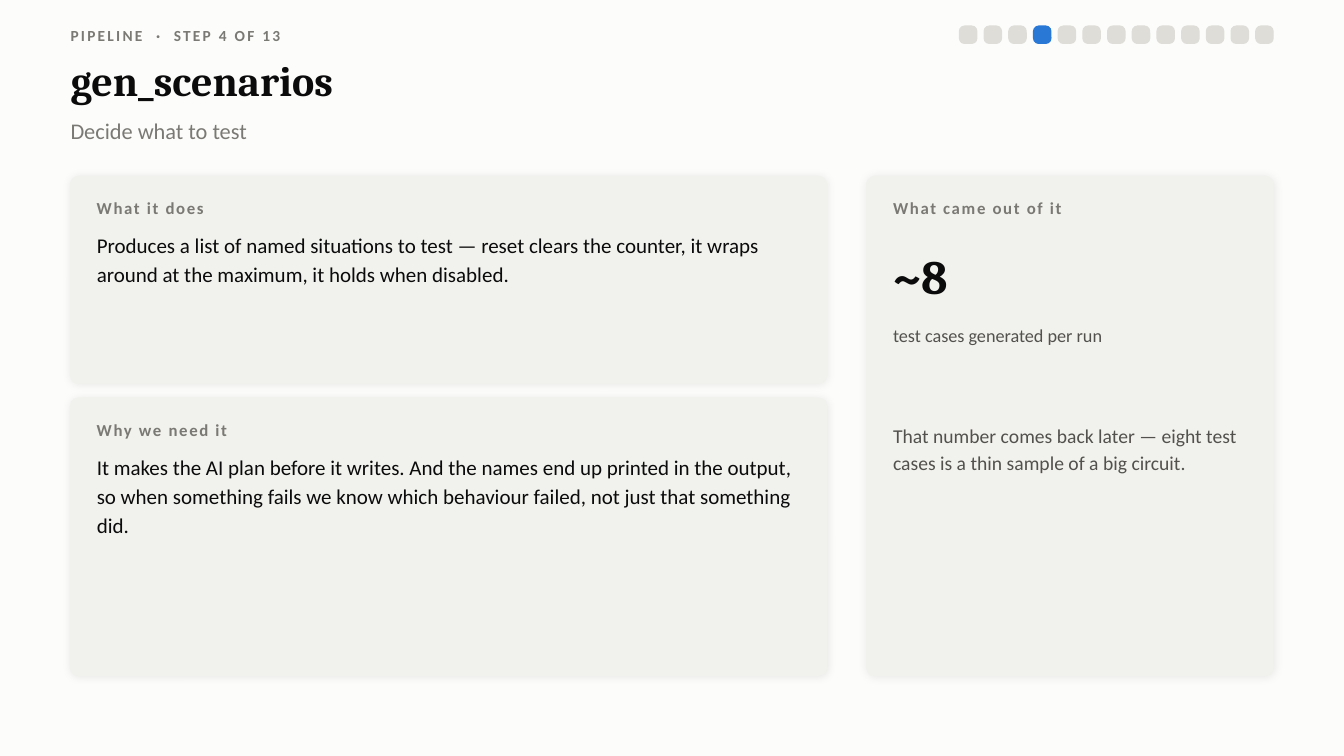
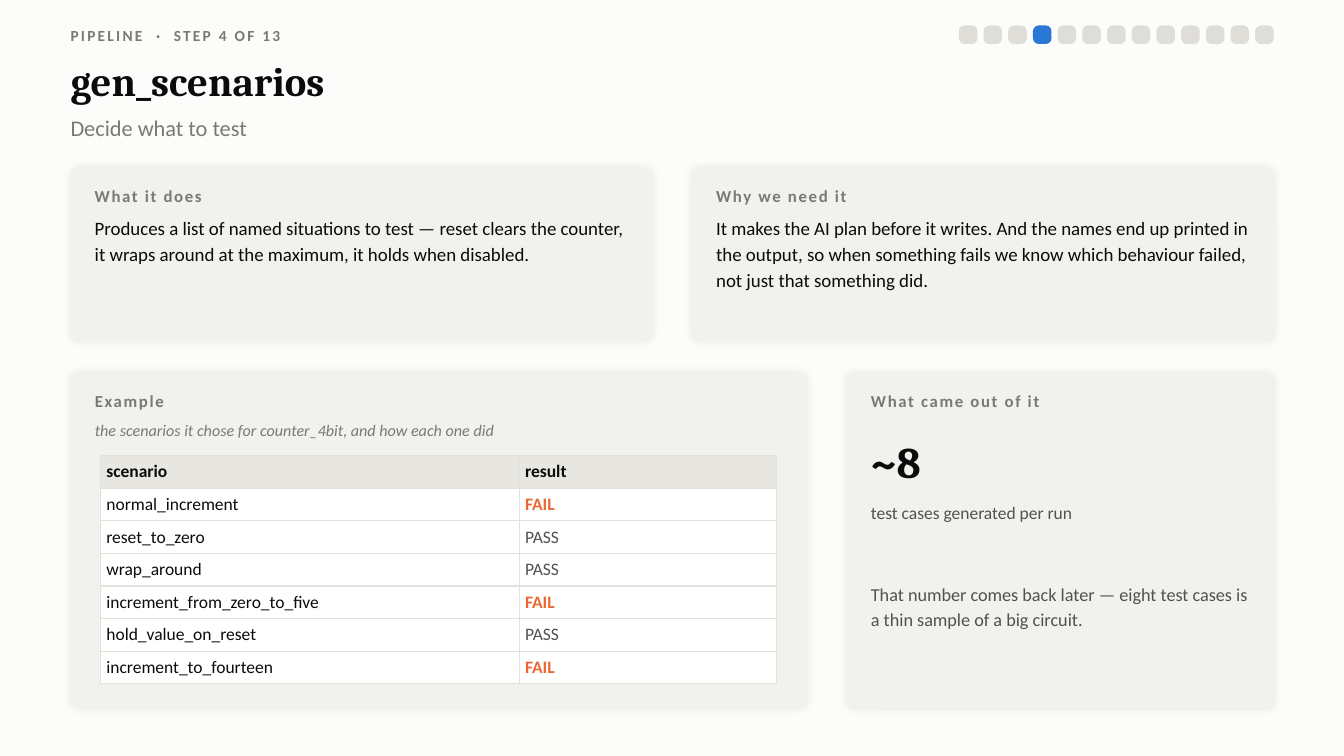
Before and after one commit to Sawaiz-zip/agentic-verilog-testbench, a slide deck: slide 10 of docs/presentation.pptx. Drawn at 1344x756 pixels with LibreOffice and Linux fonts; fonts in the diff are those of the drawing. Boxes give left, top, right and bottom in pixels: in the first picture for what was removed or moved away, otherwise in the second. Text is boxed around its words. In the diff, an @@ line names an element or a change of style, - is before the commit and + after.

```diff
--- a/docs/presentation.pptx
+++ b/docs/presentation.pptx
@@ text "gen_scenarios" at [71,68,325,105]: size 30 to 29 pt @@
@@ rounded rectangle: place and size @@
-rounded rectangle at [71,176,827,383]
+rounded rectangle at [71,167,651,341]
@@ rounded rectangle added at [693,167,1273,341], fill #F1F1ED, outline #F1F1ED 1 pt @@
@@ text "What it does": place and size @@
-text "What it does" at [97,202,204,214]
+text "What it does" at [95,190,202,202]
@@ text "Why we need it": place and size @@
-text "Why we need it" at [97,424,227,439]
+text "Why we need it" at [716,190,847,205]
@@ text "Produces a list of named ...": place and size @@
-text "Produces a list of named ..." at [97,238,758,285]
+text "Produces a list of named ..." at [95,222,623,264]
@@ text "Produces a list of named ..." at [95,222,623,264]: size 15 to 13.5 pt; line spacing 1.16 to 1.14 @@
@@ text "It makes the AI plan ..." at [716,222,1248,291]: size 15 to 13.5 pt; line spacing 1.16 to 1.14 @@
@@ text "It makes the AI plan ...": place and size @@
-text "It makes the AI plan ..." at [97,460,791,533]
+text "It makes the AI plan ..." at [716,222,1248,291]
@@ rounded rectangle: place and size @@
-rounded rectangle at [71,398,827,676]
+rounded rectangle at [71,373,807,708]
@@ proportions changed in 3 elements at [71,167,651,341], [71,373,807,708], [847,373,1273,708] @@
@@ rounded rectangle: place and size @@
-rounded rectangle at [867,176,1273,676]
+rounded rectangle at [847,373,1273,708]
@@ text "What came out of it": place and size @@
-text "What came out of it" at [893,202,1062,214]
+text "What came out of it" at [871,395,1040,407]
@@ text added at [95,395,164,410], 12 pt, text #7A7974, bold @@
+Example
@@ text added at [95,425,494,438], 11.5 pt, text #7A7974, italic @@
+the scenarios it chose for counter_4bit, and how each one did
@@ text "~8": place and size @@
-text "~8" at [893,261,948,295]
+text "~8" at [871,448,921,479]
@@ text "~8" at [871,448,921,479]: size 34 to 31 pt @@
@@ table added at [101,456,776,680], 7 rows, 2 columns @@
+scenario | result
+normal_increment | FAIL
+reset_to_zero | PASS
+wrap_around | PASS
+increment_from_zero_to_five | FAIL
+hold_value_on_reset | PASS
+increment_to_fourteen | FAIL
@@ text "test cases generated per run": place and size @@
-text "test cases generated per run" at [893,329,1102,345]
+text "test cases generated per run" at [871,507,1072,522]
@@ text "test cases generated per run" at [871,507,1072,522]: size 13 to 12.5 pt @@
@@ text "That number comes back later ...": place and size @@
-text "That number comes back later ..." at [893,429,1236,474]
+text "That number comes back later ..." at [871,588,1247,629]
@@ text "That number comes back later ..." at [871,588,1247,629]: size 14 to 13 pt @@
```
Also in this commit, not shown: 12 other slides changed, 1 other file.
